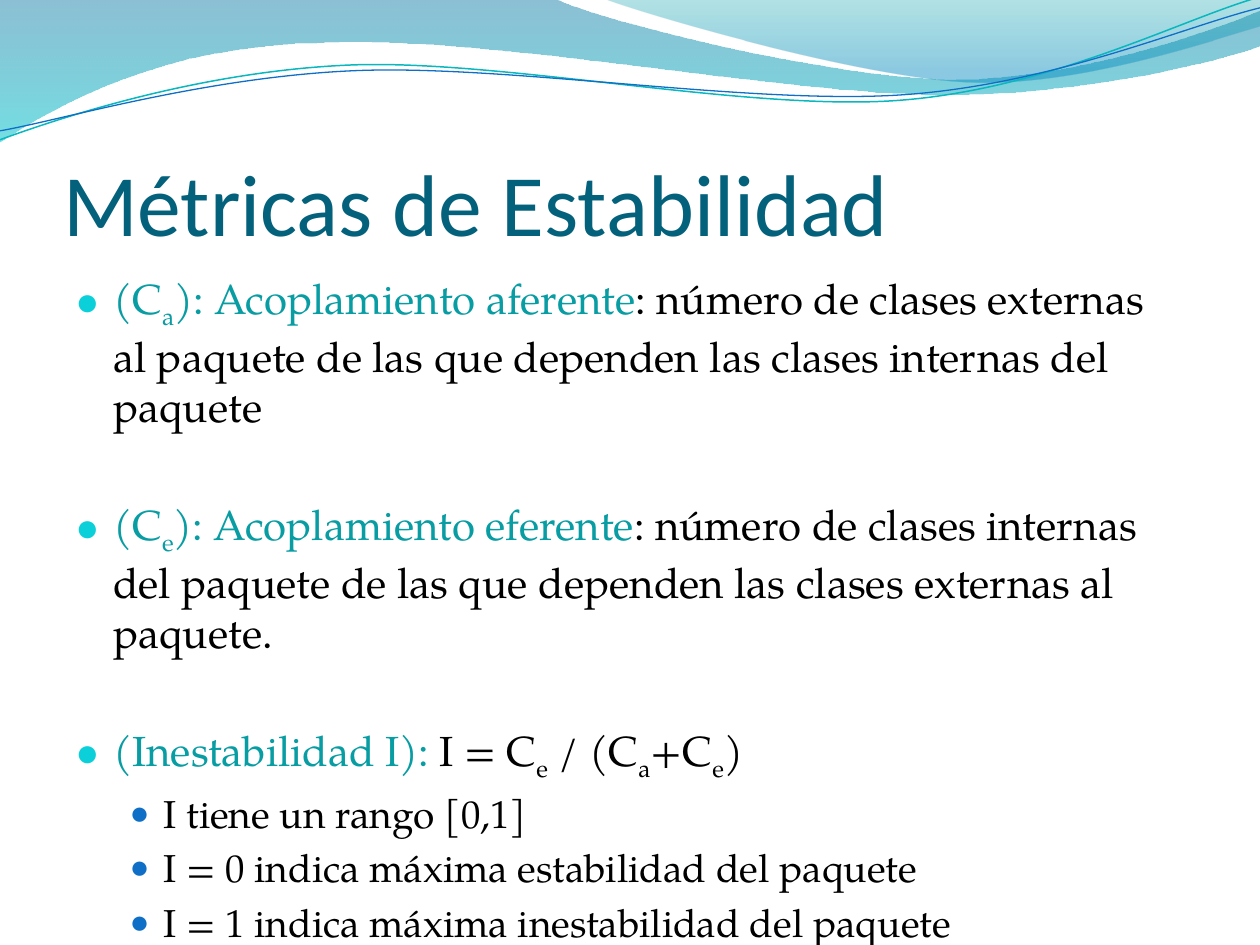
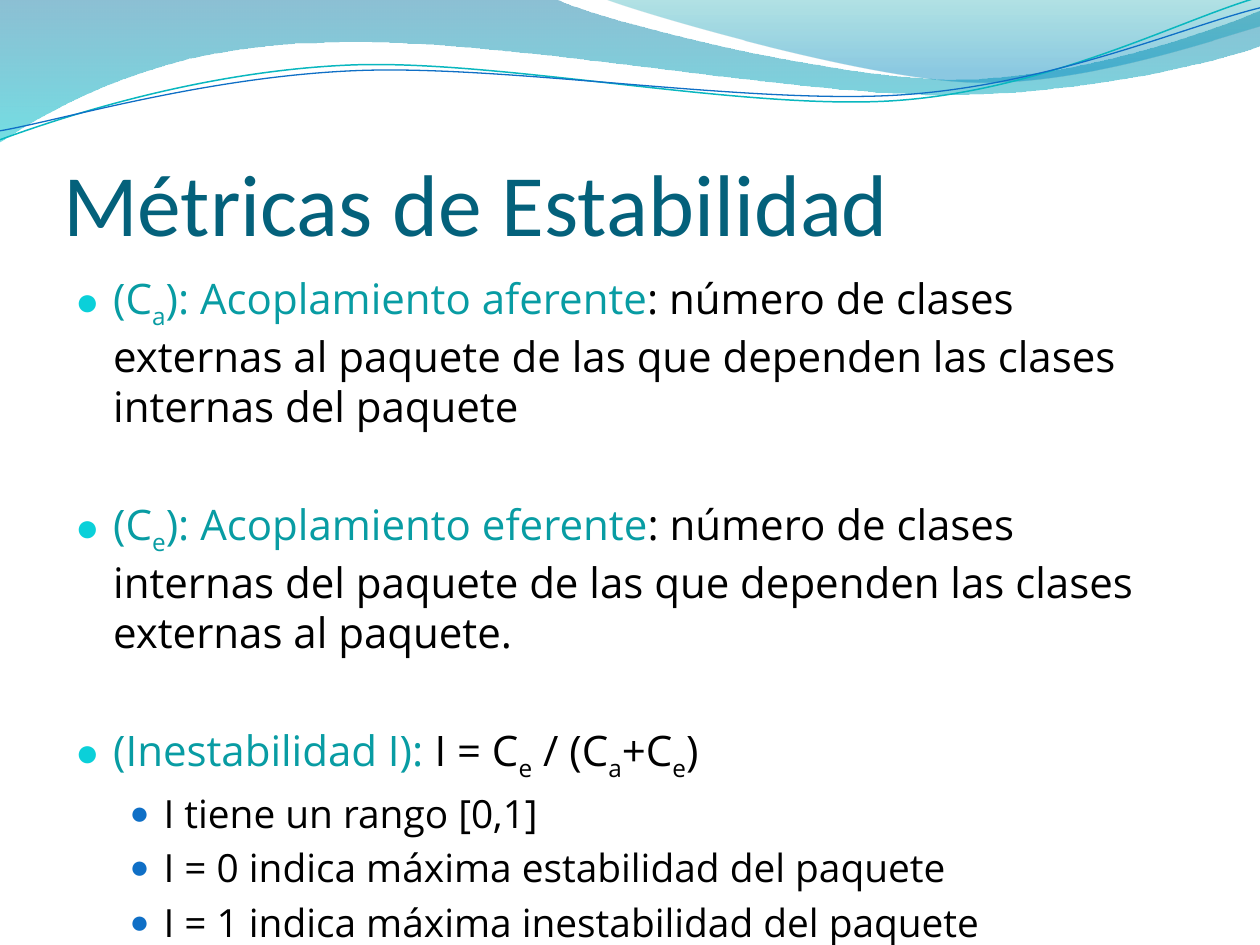
Before and after one commit to vvalotto/MiRepositorio, a slide deck: slide 66 of Disenio de Software/Principios OO/Presentaciones/Principios de Diseño OO.pptx (slide 61 before the commit). Drawn at 1260x945 pixels with LibreOffice and Linux fonts; fonts in the diff are those of the drawing; background and template pictures are left out. Boxes give left, top, right and bottom in pixels: in the first picture for what was removed or moved away, otherwise in the second. Text is boxed around its words. In the diff, an @@ line names an element or a change of style, - is before the commit and + after.

Commit message:
Modelado de Paquetes

```diff
--- a/Disenio de Software/Principios OO/Presentaciones/Principios de Diseño OO.pptx
+++ b/Disenio de Software/Principios OO/Presentaciones/Principios de Diseño OO.pptx
@@ text "(Ca): Acoplamiento aferente: número de ..." at [113,281,1133,945]: font TeX Gyre Pagella to Open Sans @@
```
Also in this commit, not shown: 38 other slides changed, 5 slides added, 2 other files.
